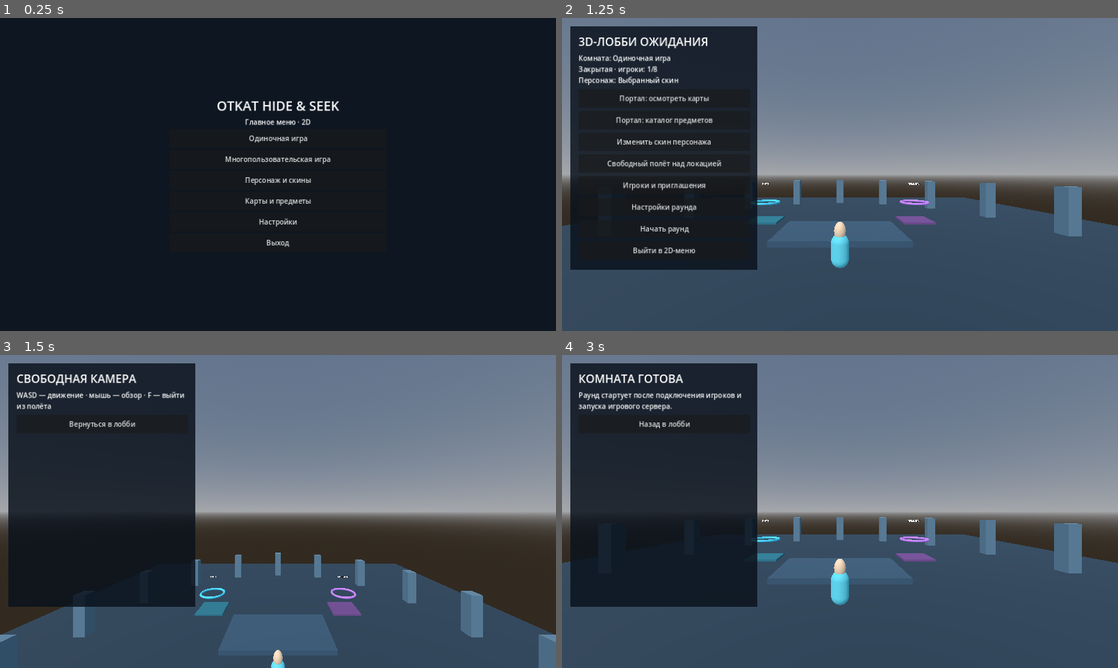
Above: before the commit, frames 1-4 (two rows, left to right).
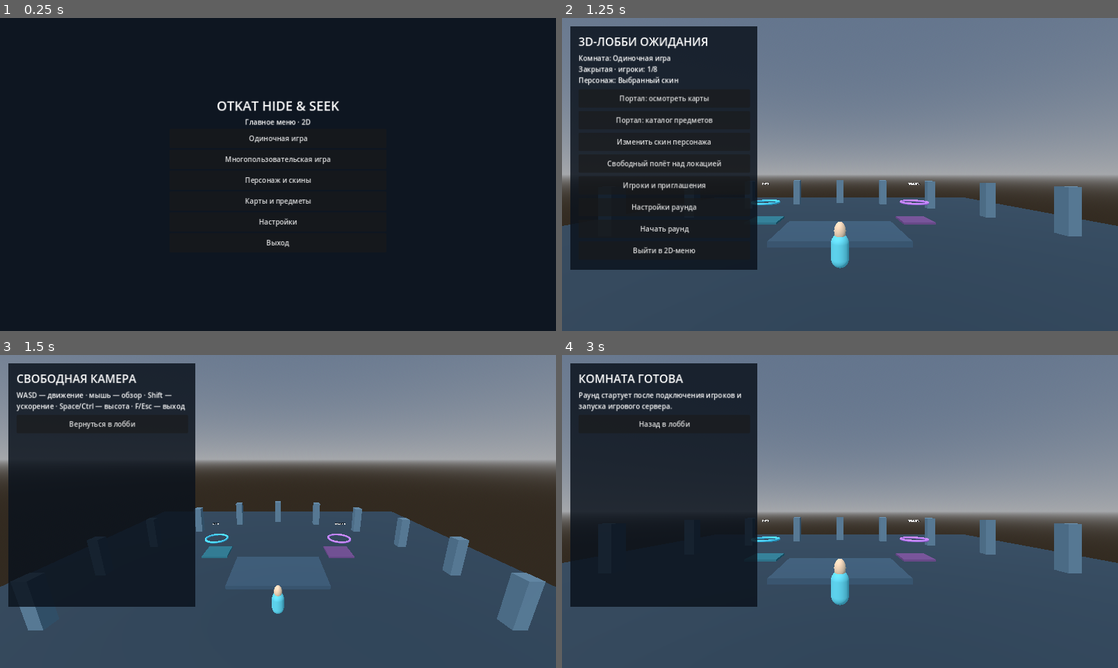
Above: after the commit, the same moments.

Repository: OTKAT628/otkat-games
Game: Godot game, scene res://scenes/menu_2d.tscn
Same seed, same stepped clock (60 frames per second), same inputs: the game is played once before the commit and once after it.
Inputs:
- Up to frame 1 (0.25 s): no input
- Up to frame 2 (1.25 s): click "Одиночная игра" at 0.5 s
- Up to frame 3 (1.5 s): click "Свободный полёт над локацией" at 1.25 s
- Up to frame 4 (3 s): click "Вернуться в лобби" at 2 s; click "Начать раунд" at 2.75 s

Frames 1-2 are identical in both runs. In frame 3, 37% of the frame differs, in the area x 0-100%, y 11-100%; in frame 4, nothing differs.

Commit message:
Implement continuous 3D free-camera movement and mouse look

Diff:
--- a/games/hide-and-seek/scripts/lobby_3d.gd
+++ b/games/hide-and-seek/scripts/lobby_3d.gd
@@ -9,6 +9,7 @@
 var fly_camera: Camera3D
 var yaw := 0.0
 var pitch := -0.15
+var fly_sensitivity := 0.0025
 
 func _ready() -> void:
  config = get_tree().get_meta("otkat_lobby_config", {})
@@ -83,6 +84,20 @@
  avatar.add_child(camera)
  camera.current = true
 
+func _process(delta: float) -> void:
+ if not fly_mode or not is_instance_valid(fly_camera):
+  return
+ var direction := Vector3.ZERO
+ if Input.is_key_pressed(KEY_W): direction -= fly_camera.global_basis.z
+ if Input.is_key_pressed(KEY_S): direction += fly_camera.global_basis.z
+ if Input.is_key_pressed(KEY_A): direction -= fly_camera.global_basis.x
+ if Input.is_key_pressed(KEY_D): direction += fly_camera.global_basis.x
+ if Input.is_key_pressed(KEY_SPACE): direction += Vector3.UP
+ if Input.is_key_pressed(KEY_CTRL): direction -= Vector3.UP
+ var speed := 12.0 if Input.is_key_pressed(KEY_SHIFT) else 6.0
+ if direction.length_squared() > 0.0:
+  fly_camera.global_position += direction.normalized() * speed * delta
+
 func _portal(pos: Vector3, color: Color, label: String) -> void:
  var ring := MeshInstance3D.new()
  var torus := TorusMesh.new()
@@ -193,9 +208,15 @@
   fly_camera.position = Vector3(0,12,20)
   fly_camera.current = true
   add_child(fly_camera)
-  _clear("СВОБОДНАЯ КАМЕРА","WASD — движение · мышь — обзор · F — выйти из полёта")
+  fly_camera.global_position = global_position + Vector3(0,12,20)
+  yaw = 0.0
+  pitch = -0.25
+  fly_camera.rotation = Vector3(pitch,yaw,0)
+  Input.mouse_mode = Input.MOUSE_MODE_CAPTURED
+  _clear("СВОБОДНАЯ КАМЕРА","WASD — движение · мышь — обзор · Shift — ускорение · Space/Ctrl — высота · F/Esc — выход")
   _button("Вернуться в лобби",_toggle_fly)
  else:
+  Input.mouse_mode = Input.MOUSE_MODE_VISIBLE
   if is_instance_valid(fly_camera):
    fly_camera.queue_free()
   var camera := avatar.get_node_or_null("Camera3D") as Camera3D
@@ -210,11 +231,12 @@
  get_tree().change_scene_to_file("res://scenes/menu_2d.tscn")
 
 func _unhandled_input(event: InputEvent) -> void:
- if fly_mode and event is InputEventKey and event.pressed:
-  var move := Vector3.ZERO
-  if event.keycode == KEY_W: move.z -= 1
-  if event.keycode == KEY_S: move.z += 1
-  if event.keycode == KEY_A: move.x -= 1
-  if event.keycode == KEY_D: move.x += 1
-  fly_camera.position += move * 0.8
-  if event.keycode == KEY_F: _toggle_fly()
+ if not fly_mode:
+  return
+ if event is InputEventMouseMotion and Input.mouse_mode == Input.MOUSE_MODE_CAPTURED:
+  yaw -= event.relative.x * fly_sensitivity
+  pitch = clampf(pitch - event.relative.y * fly_sensitivity, -1.45, 1.45)
+  fly_camera.rotation = Vector3(pitch,yaw,0)
+ elif event is InputEventKey and event.pressed and not event.echo:
+  if event.keycode == KEY_F or event.keycode == KEY_ESCAPE:
+   _toggle_fly()
